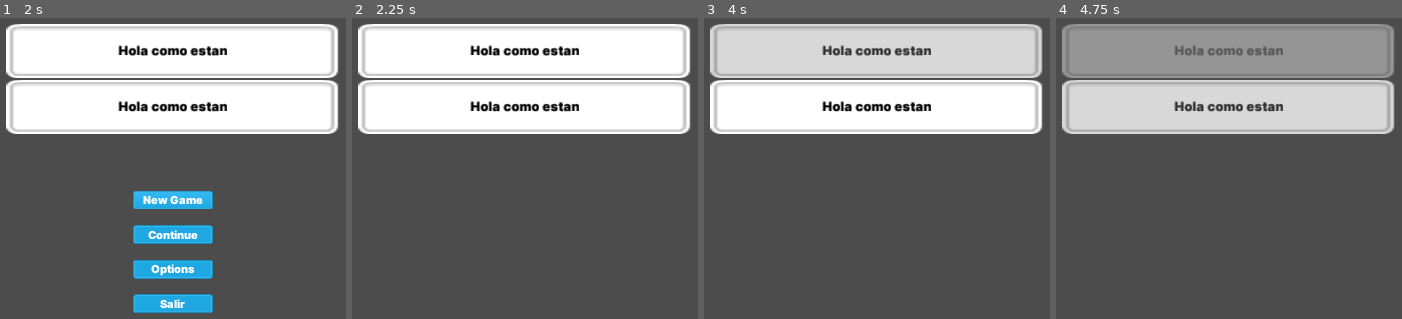
Above: before the commit, frames 1-4 (left to right).
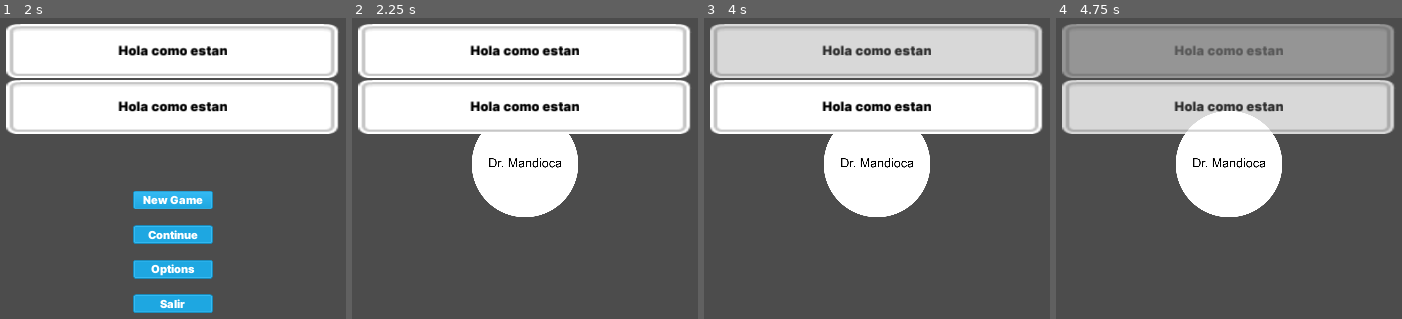
Above: after the commit, the same moments.

Repository: Taurol/GlobalGameJam2023
Game: Godot game, scene res://Scenes/MainMenu.tscn
Two runs of this game, one before a commit and one after it. Both use one fixed random seed, a clock stepped at 60 frames per second and the inputs below. The project has no main scene, so this scene is started directly.
Inputs:
- Up to frame 1 (2 s): click "New Game" at 0.5 s; click "New Game" at 1.25 s
- Up to frame 2 (2.25 s): click "Continue" at 2 s
- Up to frame 3 (4 s): tap Enter at 2.75 s; tap Space at 3.5 s
- Up to frame 4 (4.75 s): no input

Frame 1 is identical in both runs. In frame 2, 7.2% of the frame differs, in the area x 34-66%, y 38-67%; in frame 3, 7.2%; in frame 4, 8.6%, in the area x 34-66%, y 30-67%.

Commit message:
feat: create dr mandioca bullet and injerto scene

Diff:
--- a/Scenes/FirstScene.tscn
+++ b/Scenes/FirstScene.tscn
@@ -1,3 +1,7 @@
-[gd_scene format=2]
+[gd_scene load_steps=2 format=2]
+
+[ext_resource path="res://Scenes/Main/Dr Mandioca.tscn" type="PackedScene" id=1]
 
 [node name="FirstScene" type="Node2D"]
+
+[node name="Dr Mandioca" parent="." instance=ExtResource( 1 )]
--- /dev/null
+++ b/Scenes/Main/Bullet.tscn
@@ -0,0 +1,16 @@
+[gd_scene load_steps=3 format=2]
+
+[ext_resource path="res://Scripts/Main/Bullet.gd" type="Script" id=1]
+
+[sub_resource type="CircleShape2D" id=1]
+radius = 60.0
+
+[node name="Bullet" type="Area2D"]
+script = ExtResource( 1 )
+
+[node name="CollisionShape2D" type="CollisionShape2D" parent="."]
+shape = SubResource( 1 )
+
+[node name="Sprite" type="Sprite" parent="."]
+
+[connection signal="area_entered" from="." to="." method="_on_Bullet_area_entered"]
--- /dev/null
+++ b/Scenes/Main/Dr Mandioca.tscn
@@ -0,0 +1,17 @@
+[gd_scene load_steps=4 format=2]
+
+[ext_resource path="res://Assets/Sprites/Main/Dr Mandioca.png" type="Texture" id=1]
+[ext_resource path="res://Scripts/Main/Dr Mandioca.gd" type="Script" id=2]
+
+[sub_resource type="CircleShape2D" id=1]
+
+[node name="Dr Mandioca" type="Area2D"]
+script = ExtResource( 2 )
+
+[node name="Sprite" type="Sprite" parent="."]
+position = Vector2( 960, 540 )
+scale = Vector2( 0.5, 0.5 )
+texture = ExtResource( 1 )
+
+[node name="CollisionShape2D" type="CollisionShape2D" parent="."]
+shape = SubResource( 1 )
--- /dev/null
+++ b/Scenes/Main/Injerto.tscn
@@ -0,0 +1,21 @@
+[gd_scene load_steps=4 format=2]
+
+[ext_resource path="res://Assets/Sprites/Main/InjertoTest.png" type="Texture" id=1]
+[ext_resource path="res://Scripts/Main/Injerto.gd" type="Script" id=2]
+
+[sub_resource type="CircleShape2D" id=1]
+radius = 128.0
+
+[node name="Injerto" type="Area2D"]
+script = ExtResource( 2 )
+
+[node name="Sprite" type="Sprite" parent="."]
+scale = Vector2( 0.5, 0.5 )
+texture = ExtResource( 1 )
+
+[node name="CollisionShape2D" type="CollisionShape2D" parent="."]
+shape = SubResource( 1 )
+
+[node name="ReloadTimer" type="Timer" parent="."]
+
+[connection signal="timeout" from="ReloadTimer" to="." method="_on_ReloadTimer_timeout"]
--- /dev/null
+++ b/Scripts/Main/Bullet.gd
@@ -0,0 +1,25 @@
+extends Area2D
+
+var move_direction: Vector2 = Vector2.UP
+var moving: bool = false
+var damage: int = 10
+
+func _ready():
+	pass # Replace with function body.
+
+func shoot_in_direction(dir: Vector2) -> void:
+	move_direction = dir
+	moving = true
+
+
+func _process(delta):
+	if not moving:
+		return
+
+
+
+func _on_Bullet_area_entered(area):
+	area.queue_free()
+
+func _get_damage():
+	return damage
--- /dev/null
+++ b/Scripts/Main/Dr Mandioca.gd
@@ -0,0 +1,16 @@
+extends Area2D
+
+
+# Declare member variables here. Examples:
+# var a = 2
+# var b = "text"
+
+
+# Called when the node enters the scene tree for the first time.
+func _ready():
+	pass # Replace with function body.
+
+
+# Called every frame. 'delta' is the elapsed time since the previous frame.
+#func _process(delta):
+#	pass
--- /dev/null
+++ b/Scripts/Main/Injerto.gd
@@ -0,0 +1,29 @@
+extends Area2D
+
+var bullet: PackedScene = preload("res://Scenes/Main/Bullet.tscn")
+var shootin_reload: float = 1.0
+var shoot_loaded: bool = true
+var shooting_direction: Vector2 = Vector2.UP
+var enemy = null
+
+func _ready():
+
+	pass # Replace with function body.
+
+func _process(delta):
+	if enemy == null:
+		return
+
+	if shoot_loaded:
+		shoot()
+
+func shoot() -> void:
+	shoot_loaded = false
+	$ReloadTimer.start()
+
+
+
+
+func _on_ReloadTimer_timeout():
+	$ReloadTimer.stop()
+	shoot_loaded = true
Binary file added: Assets/Sprites/Main/Dr Mandioca.png
Not shown, added: Assets/Sprites/Main/Dr Mandioca.png.import
Binary file added: Assets/Sprites/Main/InjertoTest.png
Not shown, added: Assets/Sprites/Main/InjertoTest.png.import
